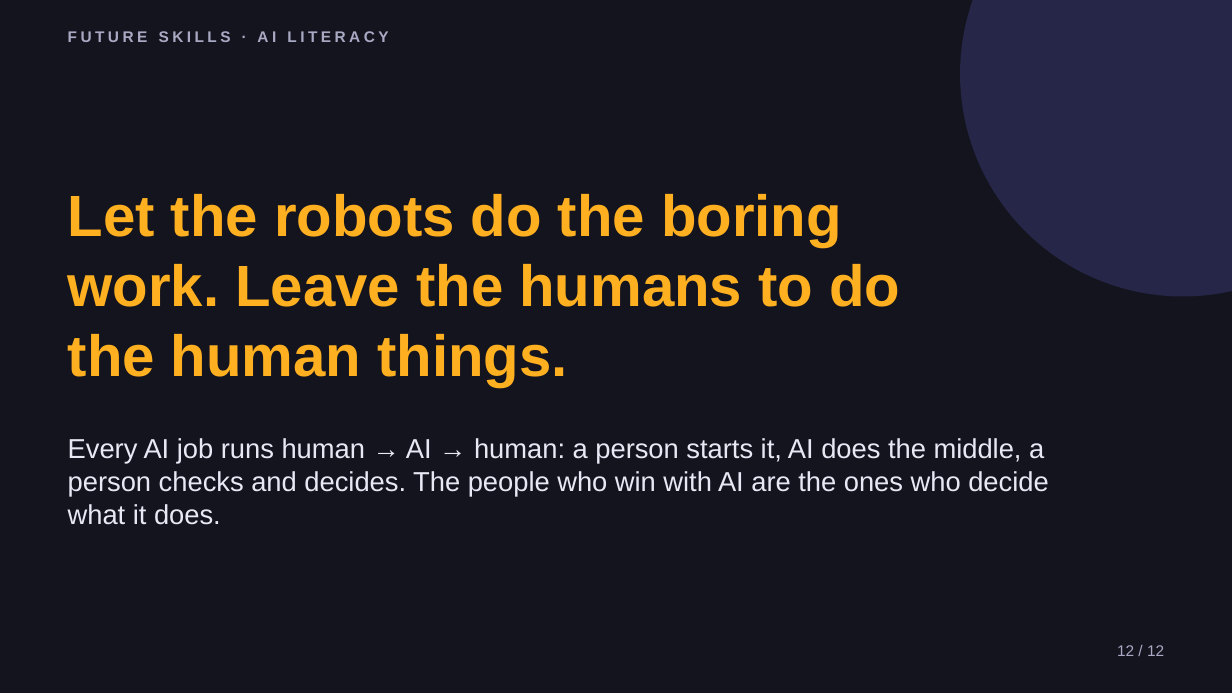
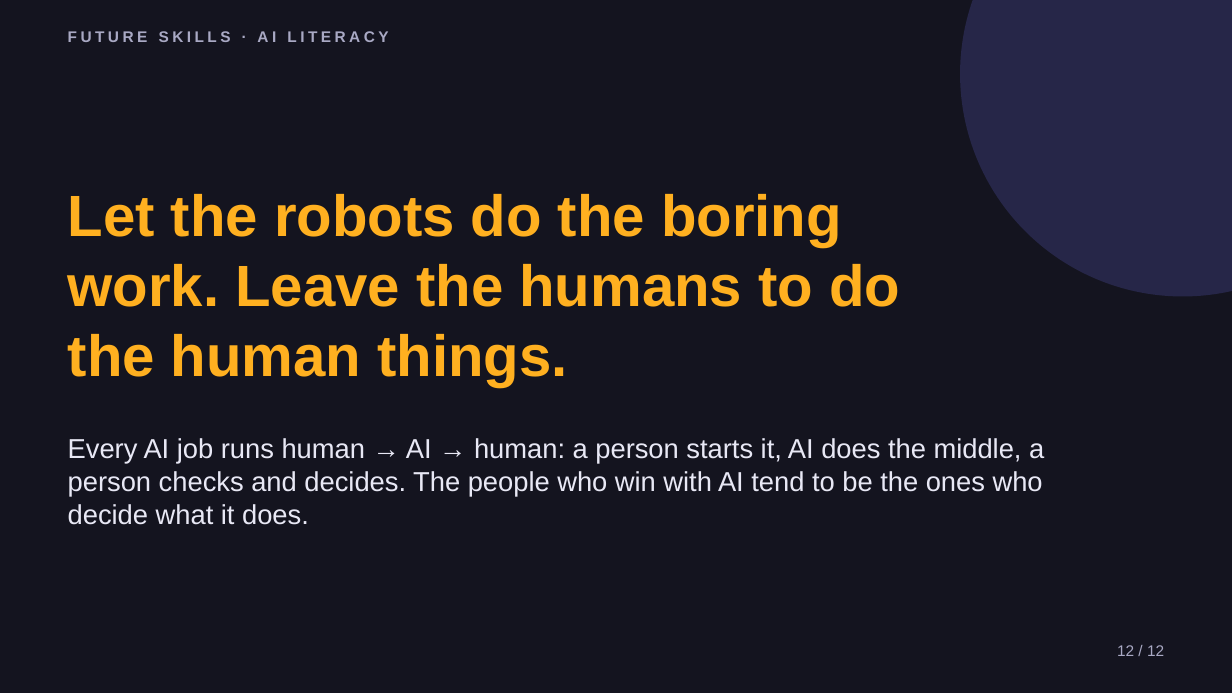
Before and after one commit to phiunit/tptphi, a slide deck: slide 12 of products/ai-boring-work/dist/Robots Do the Boring Work - Slides.pptx. Drawn at 1232x693 pixels with LibreOffice and Linux fonts; fonts in the diff are those of the drawing. Boxes give left, top, right and bottom in pixels: in the first picture for what was removed or moved away, otherwise in the second. Text is boxed around its words. In the diff, an @@ line names an element or a change of style, - is before the commit and + after.

```diff
--- a/products/ai-boring-work/dist/Robots Do the Boring Work - Slides.pptx
+++ b/products/ai-boring-work/dist/Robots Do the Boring Work - Slides.pptx
@@ text at box(68, 438, 1044, 525): text changed @@
-Every AI job runs human → AI → human: a person starts it, AI does the middle, a person checks and decides. The people who win with AI are the ones who decide what it does.
+Every AI job runs human → AI → human: a person starts it, AI does the middle, a person checks and decides. The people who win with AI tend to be the ones who decide what it does.
```
Also in this commit, not shown: 2 other slides changed, 46 other files.
